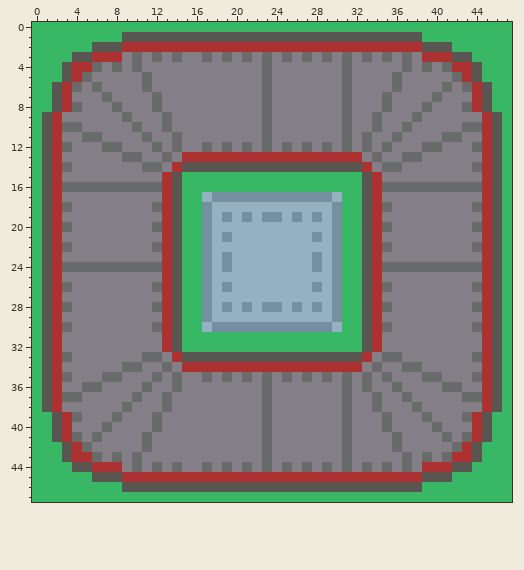
Pixel-art file, stored at Assets/Industry/Art/Conveyors x16.ase. The first picture shows the starting point.
48x48 pixels, 1 frame.
The same view after the edit:
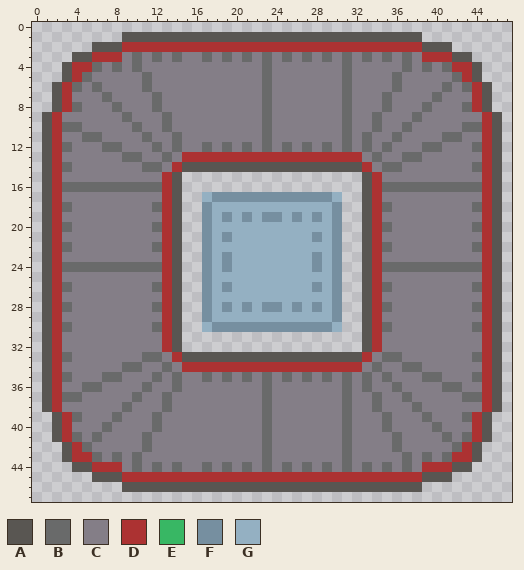
Palette (. is transparent): A #595652  B #696a6a  C #847e87  D #ac3232  E #38b764  F #768fa0  G #94b0c2
Changes in this commit:
layer "Background" now hidden
The author cleared colour E in row 0 at x 0 to 47; in row 1 at x 0 to 8 and 39 to 47; in row 2 at x 0 to 5 and 42 to 47; in row 3 at x 0 to 3 and 44 to 47; in rows 4 to 5 at x 0 to 2 and 45 to 47; in rows 6 to 8 at x 0 to 1 and 46 to 47.
The author cleared colour E in rows 9 to 14 at x 0 and 47; in rows 15 to 16 at x 0, 15 to 32 and 47; in rows 17 to 30 at x 0, 15 to 16, 31 to 32 and 47; in rows 31 to 32 at x 0, 15 to 32 and 47; in rows 33 to 38 at x 0 and 47; in rows 39 to 41 at x 0 to 1 and 46 to 47.
The author cleared colour E in rows 42 to 43 at x 0 to 2 and 45 to 47; in row 44 at x 0 to 3 and 44 to 47; in row 45 at x 0 to 5 and 42 to 47; in row 46 at x 0 to 8 and 39 to 47; in row 47 at x 0 to 47.
